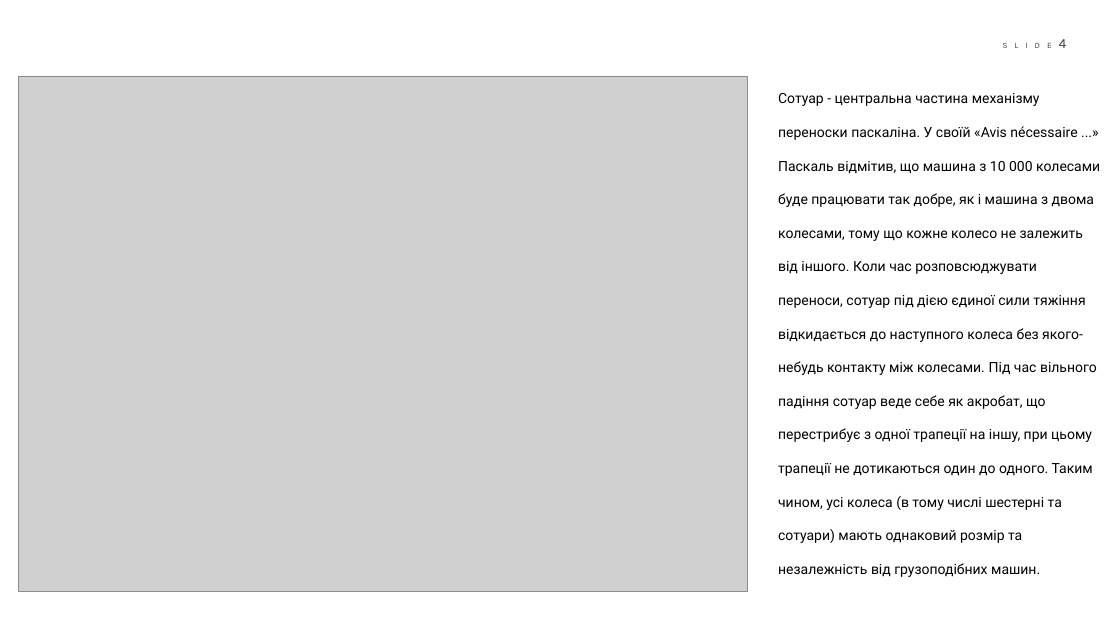
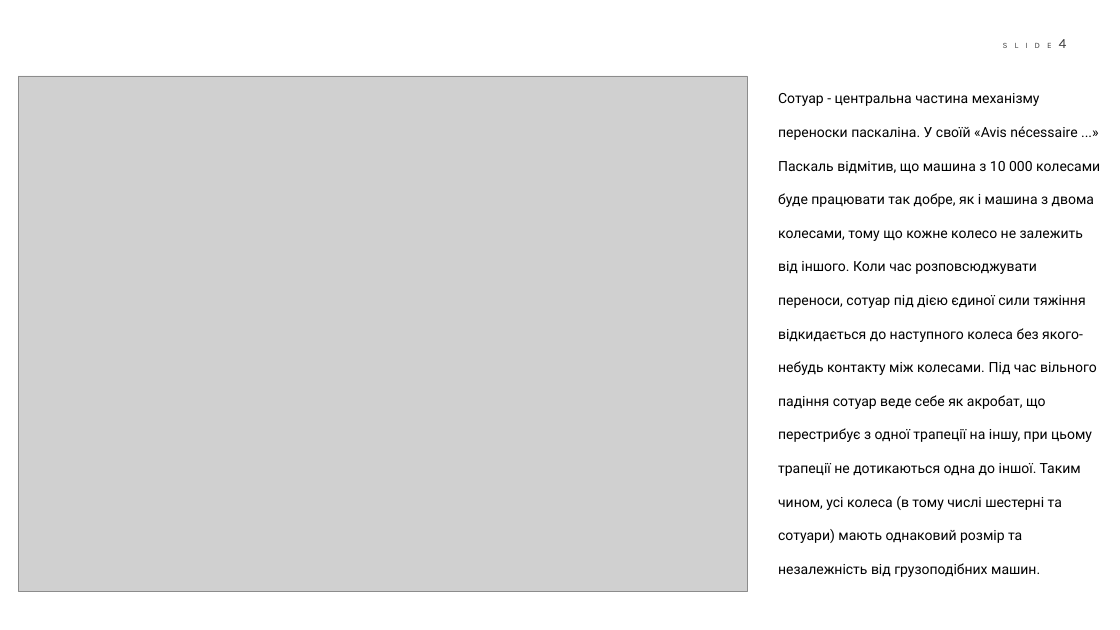
Before and after one commit to boychuk-ol/Operating-system.-, a slide deck: slide 4 of Калькулятор Паскаля.pptx. Drawn at 1120x630 pixels with LibreOffice and Linux fonts; fonts in the diff are those of the drawing; grey boxes stand for pictures. Boxes give left, top, right and bottom in pixels: in the first picture for what was removed or moved away, otherwise in the second. Text is boxed around its words. In the diff, an @@ line names an element or a change of style, - is before the commit and + after.

```diff
--- a/Калькулятор Паскаля.pptx
+++ b/Калькулятор Паскаля.pptx
@@ text at [778, 93, 1100, 577]: text changed @@
-Сотуар - центральна частина механізму переноски паскаліна. У своїй «Avis nécessaire ...» Паскаль відмітив, що машина з 10 000 колесами буде працювати так добре, як і машина з двома колесами, тому що кожне колесо не залежить від іншого. Коли час розповсюджувати переноси, сотуар під дією єдиної сили тяжіння відкидається до наступного колеса без якого-небудь контакту між колесами. Під час вільного падіння сотуар веде себе як акробат, що перестрибує з одної трапеції на іншу, при цьому трапеції не дотикаються один до одного. Таким чином, усі колеса (в тому числі шестерні та сотуари) мають однаковий розмір та незалежність від грузоподібних машин.
+Сотуар - центральна частина механізму переноски паскаліна. У своїй «Avis nécessaire ...» Паскаль відмітив, що машина з 10 000 колесами буде працювати так добре, як і машина з двома колесами, тому що кожне колесо не залежить від іншого. Коли час розповсюджувати переноси, сотуар під дією єдиної сили тяжіння відкидається до наступного колеса без якого-небудь контакту між колесами. Під час вільного падіння сотуар веде себе як акробат, що перестрибує з одної трапеції на іншу, при цьому трапеції не дотикаються одна до іншої. Таким чином, усі колеса (в тому числі шестерні та сотуари) мають однаковий розмір та незалежність від грузоподібних машин.
```
